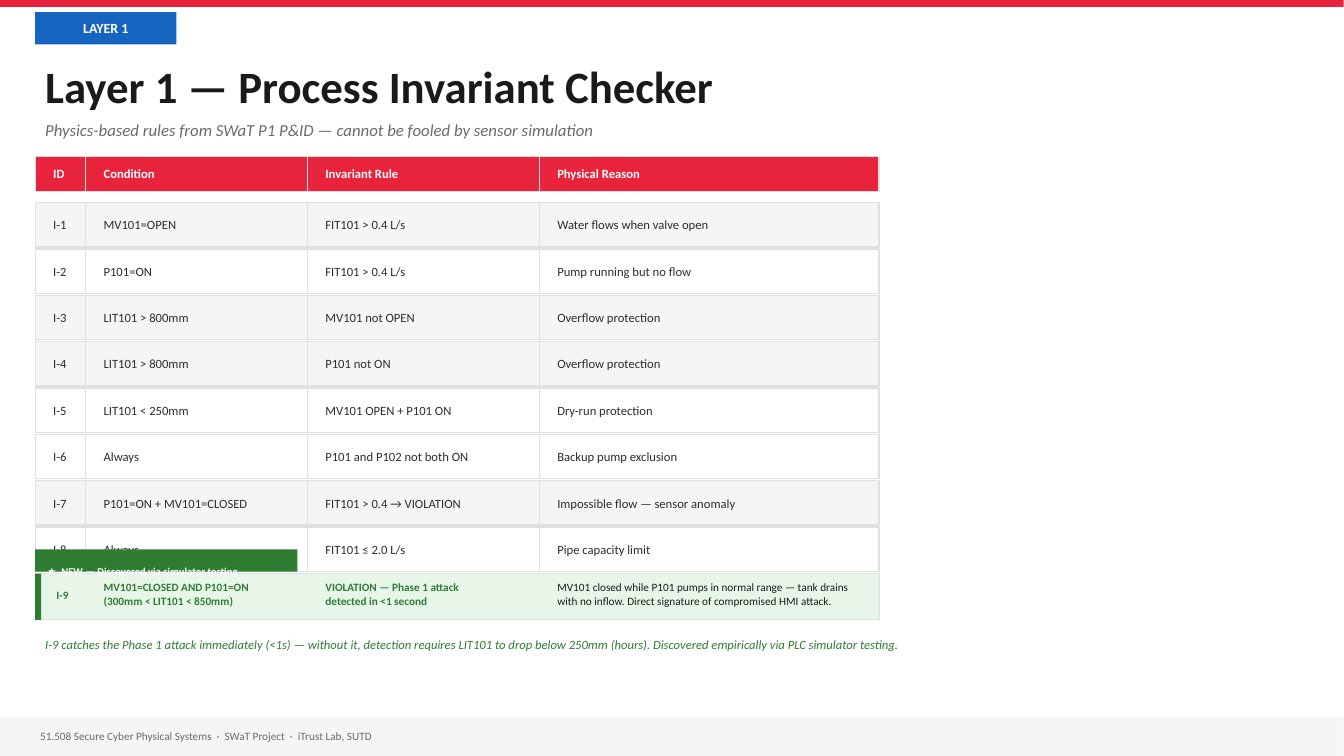
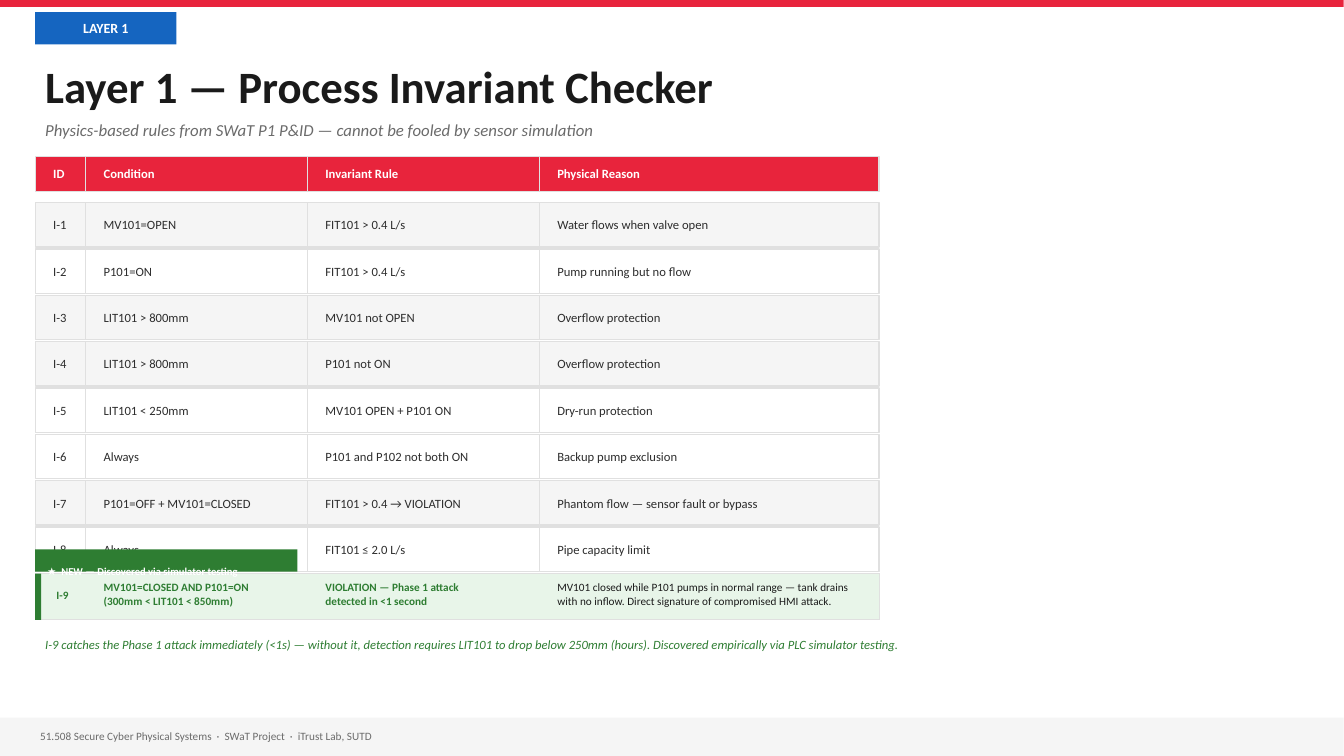
Before and after one commit to kinwee/swat-cps-project, a slide deck: slide 22 of slides/swat_sutd.pptx. Drawn at 1344x756 pixels with LibreOffice and Linux fonts; fonts in the diff are those of the drawing. Boxes give left, top, right and bottom in pixels: in the first picture for what was removed or moved away, otherwise in the second. Text is boxed around its words. In the diff, an @@ line names an element or a change of style, - is before the commit and + after.

Commit message:
fix: revert I-7 to phantom flow check (P101=OFF + MV101=CLOSED + FIT101 > 0.4)
I-7: everything shut off but flow detected — sensor fault or bypass.
Previous version (P101=ON) overlapped with I-9 attack signature.

```diff
--- a/slides/swat_sutd.pptx
+++ b/slides/swat_sutd.pptx
@@ text at (x1=104, y1=500, x2=250, y2=508): text changed @@
-P101=ON + MV101=CLOSED
+P101=OFF + MV101=CLOSED
@@ text at (x1=557, y1=499, x2=758, y2=510): text changed @@
-Impossible flow — sensor anomaly
+Phantom flow — sensor fault or bypass
```
Also in this commit, not shown: 2 other files.
